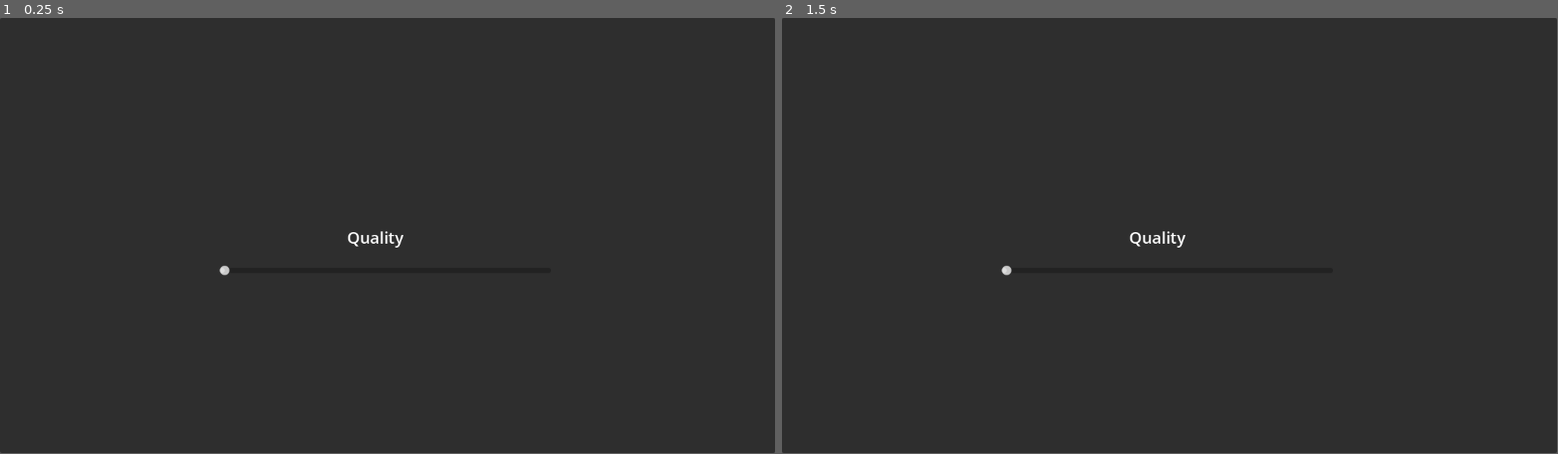
Above: before the commit, frames 1-2 (left to right).
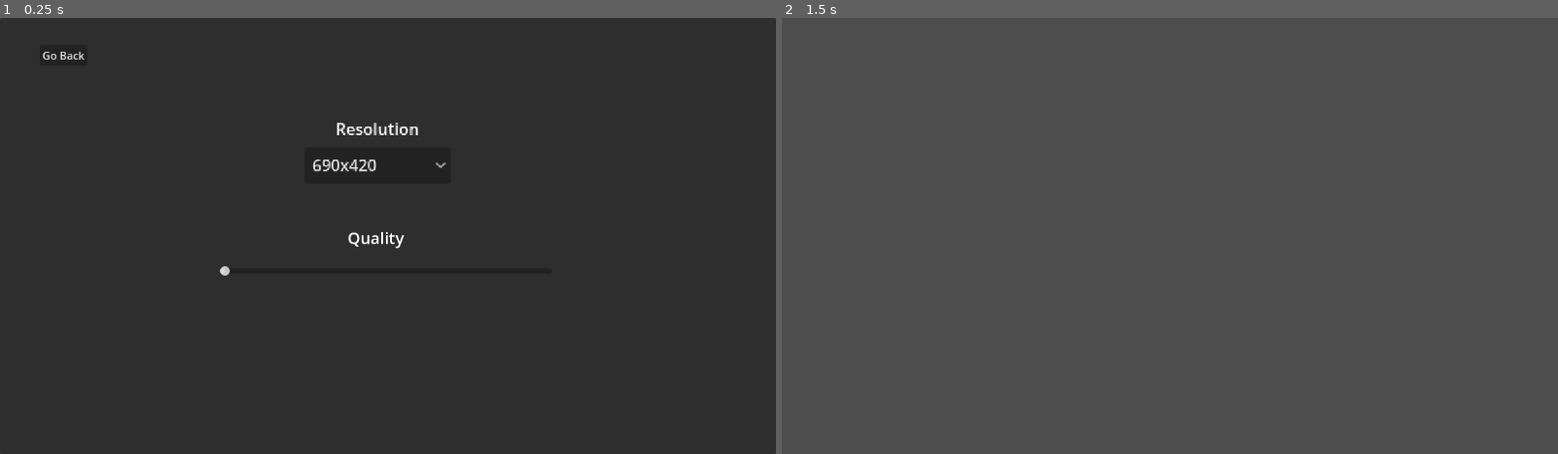
Above: after the commit, the same moments.

Repository: Benjamin-Fever/Global-Game-Jam-2024
Game: Godot game, scene res://options.tscn
Two runs of this game, one before a commit and one after it. Both use one fixed random seed, a clock stepped at 60 frames per second and the inputs below. This scene is started directly instead of the project's main scene.
Inputs (mouse positions are in pixels of both pictures, inside the frame that each line leads up to):
- Up to frame 1 (0.25 s): no input
- Up to frame 2 (1.5 s): click (844, 57) at 0.5 s, where only the run after the commit has a clickable "Go Back"; tap Enter at 1.25 s
In our replay, the window is 799x449 before the commit and 800x450 after it. These sizes can differ from the game's own. Grey fills any space a smaller window leaves; there, only what the larger window draws over its background counts as a difference.

The runs differ from the first frame. In frame 1, 0.5% of the frame differs, in the area x 5-58%, y 7-60%; in frame 2, 100%, in the area x 0-100%, y 0-100%.

Commit message:
Options Set up

Diff:
--- /dev/null
+++ b/options.gd
@@ -0,0 +1,10 @@
+extends Control
+
+var res = [Vector2(690,420)]
+
+func _on_button_pressed():
+	get_tree().change_scene_to_file("res://start_menu.tscn")
+
+
+func _on_option_button_item_selected(index):
+	pass
--- a/options.tscn
+++ b/options.tscn
@@ -1,4 +1,6 @@
-[gd_scene format=3 uid="uid://b7pybnbsrveqt"]
+[gd_scene load_steps=2 format=3 uid="uid://b7pybnbsrveqt"]
+
+[ext_resource type="Script" path="res://options.gd" id="1_4uolh"]
 
 [node name="Options" type="Control"]
 layout_mode = 3
@@ -7,6 +9,7 @@
 anchor_bottom = 1.0
 grow_horizontal = 2
 grow_vertical = 2
+script = ExtResource("1_4uolh")
 
 [node name="Panel" type="Panel" parent="."]
 layout_mode = 0
@@ -28,3 +31,40 @@
 offset_bottom = -24.0
 theme_override_font_sizes/font_size = 24
 text = "Quality"
+
+[node name="Button" type="Button" parent="Panel"]
+layout_mode = 0
+offset_left = 59.0
+offset_top = 40.0
+offset_right = 67.0
+offset_bottom = 48.0
+text = "Go Back"
+
+[node name="OptionButton" type="OptionButton" parent="Panel"]
+layout_mode = 0
+offset_left = 452.0
+offset_top = 192.0
+offset_right = 597.0
+offset_bottom = 228.0
+scale = Vector2(1.5, 1.5)
+item_count = 4
+selected = 0
+popup/item_0/text = "690x420"
+popup/item_0/id = 0
+popup/item_1/text = "1614x1175"
+popup/item_1/id = 1
+popup/item_2/text = "1367x1503"
+popup/item_2/id = 2
+popup/item_3/text = "1152x648"
+popup/item_3/id = 3
+
+[node name="Label" type="Label" parent="Panel/OptionButton"]
+layout_mode = 0
+offset_left = 31.3333
+offset_top = -30.0
+offset_right = 114.333
+offset_bottom = -7.0
+text = "Resolution"
+
+[connection signal="pressed" from="Panel/Button" to="." method="_on_button_pressed"]
+[connection signal="item_selected" from="Panel/OptionButton" to="." method="_on_option_button_item_selected"]
--- a/project.godot
+++ b/project.godot
@@ -14,3 +14,11 @@
 run/main_scene="res://start_menu.tscn"
 config/features=PackedStringArray("4.2", "Forward Plus")
 config/icon="res://icon.svg"
+
+[display]
+
+window/stretch/mode="viewport"
+
+[rendering]
+
+textures/canvas_textures/default_texture_filter=0
